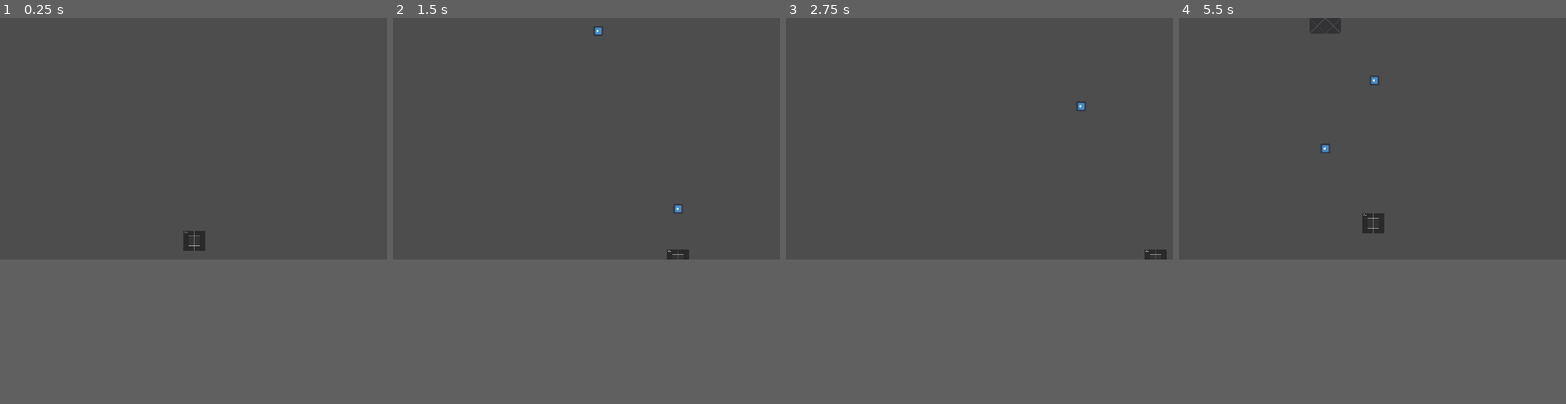
Above: before the commit, frames 1-4 (left to right).
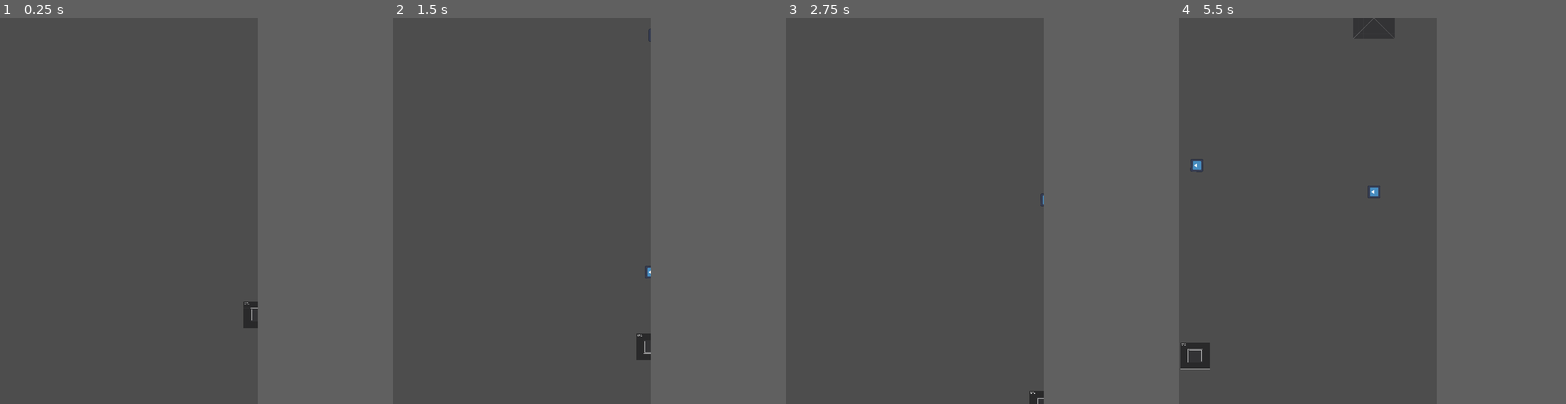
Above: after the commit, the same moments.

Repository: Zoidmania/gdex-2023-winter
Game: Godot game, scene res://main.tscn
Same seed, same stepped clock (60 frames per second), same inputs: the game is played once before the commit and once after it. The engine's default icon, where the game draws it, is replaced by a stand-in: a white triangle on a blue panel in a dark square.
Inputs:
- Up to frame 1 (0.25 s): no input
- Up to frame 2 (1.5 s): tap Enter at 0.5 s; hold Right (santa_move_right) 0.53-1.28 s; tap Space (santa_shoot) at 0.6, 1.35 s; hold Down (santa_move_down) from 1.28 s (still down)
- Up to frame 3 (2.75 s): release Down (santa_move_down) at 2.03 s; hold Right (santa_move_right) from 2.03 s (still down); tap Space (santa_shoot) at 2.1 s
- Up to frame 4 (5.5 s): release Right (santa_move_right) at 2.78 s; hold Up (santa_move_up) 2.78-3.53 s; tap Space (santa_shoot) every 0.75 s from 2.85 to 5.1 s; hold Left (santa_move_left) 3.53-5.03 s; hold Down (santa_move_down) from 5.03 s (still down)
In our replay, the window is 800x500 before the commit and 533x799 after it. These sizes can differ from the game's own. Grey fills any space a smaller window leaves; there, only what the larger window draws over its background counts as a difference.

The runs differ from the first frame. In frame 1, 0.5% of the frame differs, in the area x 47-67%, y 55-81%; in frame 2, 0.5%; in frame 3, 0.3%; in frame 4, 1.9%, in the area x 0-56%, y 0-91%.

Commit message:
add components

Diff:
--- /dev/null
+++ b/src/components/border_bounce_component.gd
@@ -0,0 +1,40 @@
+class_name BorderBounceComponent
+extends Node
+
+
+@export var margin:= 8
+@export var actor: Node2D
+@export var move_component: MoveComponent
+
+var left_border = 0
+var right_border = ProjectSettings.get_setting("display/window/size/viewport_width")
+
+
+## Called every frame.
+##
+## Causes the associated `actor` to bounce on the left and right sides of the viewport (respecting
+## the margin) if moving toward those sides. It *does not* produce the same effect for the top and
+## bottom of the viewport.
+func _process(delta: float) -> void:
+
+    # If the actor's x position is *less* than the left border plus the margin, bounce off the left
+    # side of the screen.
+    if actor.global_position.x < left_border + margin:
+
+        # Clamp actor's minimum x position to the left margin.
+        actor.global_position.x = left_border + margin
+        # When bouncing we use the .bounce function which takes a wall normal. This wall normal is
+        # the direction of the face of the wall. A wall on the left would have a wall face with a
+        # normal of RIGHT.
+        move_component.velocity = move_component.velocity.bounce(Vector2.RIGHT)
+
+    # If the actor's x position is *greater* than the right border plus the margin, bounce off the
+    # right side of the screen
+    elif actor.global_position.x > right_border - margin:
+
+        # Clamp actor's maximum x position to the right margin.
+        actor.global_position.x = right_border - margin
+
+        # Remember, the wall normal is the direction of the face of the wall. A wall on the left
+        # would have a wall face with a normal of RIGHT.
+        move_component.velocity = move_component.velocity.bounce(Vector2.LEFT)
--- /dev/null
+++ b/src/components/destroyed_component.gd
@@ -0,0 +1,23 @@
+class_name DestroyedComponent
+extends Node
+
+@export var actor: Node2D
+@export var stats_component: StatsComponent
+# Export and grab access to a spawner component so we can create an effect on death
+@export var destroy_effect_spawner_component: SpawnerComponent
+
+
+## Init.
+##
+## Connects the `no_health` signal on our stats to the `destroy` function.
+func _ready() -> void:
+
+    stats_component.no_health.connect(destroy)
+
+
+## Creates an effect from the associated `destroy_effect_spawner_component` and frees the associated
+## `actor`.
+func destroy() -> void:
+
+    destroy_effect_spawner_component.spawn(actor.global_position)
+    actor.queue_free()
--- /dev/null
+++ b/src/components/flash_component.gd
@@ -0,0 +1,35 @@
+class_name FlashComponent
+extends Node
+
+
+## Flash material to produce this effect. It turns the whole sprite white.
+const FLASH_MATERIAL = preload("res://effects/white_flash_material.tres")
+
+@export var sprite: CanvasItem
+@export var flash_duration: = 0.2
+
+var flash_duration_timer: Timer = Timer.new()
+# Stores the original sprite's material so we can reset it after the flash
+var original_sprite_material: Material
+
+
+## Init.
+##
+## Adds the `flash_duration_timer` on init, and captures the original material.
+func _ready() -> void:
+
+    add_child(flash_duration_timer)
+
+    original_sprite_material = sprite.material
+
+
+## Applies the flash effect to the sprite for the associated `flash_duration`.
+##
+## The effect is acheived by setting the sprite's material to the flash material, waiting for the
+## duration, and setting the material back to the original material.
+func flash() -> void:
+
+    sprite.material = FLASH_MATERIAL
+    flash_duration_timer.start(flash_duration)
+    await flash_duration_timer.timeout
+    sprite.material = original_sprite_material
--- /dev/null
+++ b/src/components/hitbox_component.gd
@@ -0,0 +1,30 @@
+class_name HitboxComponent
+extends Area2D
+
+## The amount of damage this hitbox deals.
+@export var damage = 1.0
+
+## Emitted when this hitbox hits a "hurtbox".
+signal hit_hurtbox(hurtbox)
+
+
+## Init.
+##
+## Connects the `area_entered` signal to the associated `on_hurtbox_entered` function.
+func _ready() -> void:
+
+    area_entered.connect(_on_hurtbox_entered)
+
+
+## Fired when this hitbox enters a hurtbox.
+##
+## Emits a signal when colliding with a [HurtBoxComponent], unless the collided hurtbox is
+## "invincible" or is not a [HurtBoxComponent]. Also causes the collided [HurtBoxComponent] to emit
+## the [signal HurtBoxComponent.hurt] signal.
+func _on_hurtbox_entered(hurtbox: HurtboxComponent) -> void:
+
+    if not hurtbox is HurtboxComponent: return
+    if hurtbox.is_invincible: return
+
+    hit_hurtbox.emit(hurtbox)
+    hurtbox.hurt.emit(self)
--- /dev/null
+++ b/src/components/hurt_component.gd
@@ -0,0 +1,16 @@
+class_name HurtComponent
+extends Node
+
+@export var stats_component: StatsComponent
+@export var hurtbox_component: HurtboxComponent
+
+
+## Init.
+##
+## Connects the [signal HurtBoxComponent.hurt] signal to an anonymous function that removes health
+## equal to the damage from the associated [HitBoxComponent].
+func _ready() -> void:
+
+    hurtbox_component.hurt.connect(func(hitbox_component: HitboxComponent):
+        stats_component.health -= hitbox_component.damage
+    )
--- /dev/null
+++ b/src/components/hurtbox_component.gd
@@ -0,0 +1,19 @@
+class_name HurtboxComponent
+extends Area2D
+
+
+## Indicates that this [HurtboxComponent] cannot be damaged, meaning that all child collision shapes
+## should be disabled.
+var is_invincible = false :
+    set(value):
+
+        is_invincible = value
+
+        for child in get_children():
+            if not child is CollisionShape2D and not child is CollisionPolygon2D:
+                continue
+            child.set_deferred("disabled", is_invincible)
+
+## Emitted when this [HurtBoxComponent] is hurt. The only argument of this signal is an assoicated
+## [HitBoxComponent], indicating that that [HitBoxComponent] collided with this [HurtBoxComponent].
+signal hurt(hitbox: HitboxComponent)
--- /dev/null
+++ b/src/components/move_component.gd
@@ -0,0 +1,14 @@
+class_name MoveComponent
+extends Node
+
+
+@export var actor: Node2D
+@export var velocity: Vector2
+
+
+## Called every frame.
+##
+## Moves the [member MoveComponent.actor] according to the [member MoveComponent.velocity].
+func _process(delta: float) -> void:
+
+    actor.translate(velocity * delta)
--- /dev/null
+++ b/src/components/move_input_component.gd
@@ -0,0 +1,17 @@
+class_name MoveInputComponent
+extends Node
+
+
+@export var move_component: MoveComponent
+@export var move_stats: MoveStats
+
+
+## Called on input events.
+##
+## Since the player ship only moves horizontally, this function builds a velocity [Vector2] using
+## [member MoveInputComponent.move_stats]'s [member MoveStats.speed] value and sets
+## [member MoveInputComponent.move_component]'s [member MoveComponent.velocity] to it.
+func _input(event: InputEvent) -> void:
+
+    var input_axis = Input.get_axis("ui_left", "ui_right")
+    move_component.velocity = Vector2(input_axis * move_stats.speed, 0)
--- /dev/null
+++ b/src/components/move_stats.gd
@@ -0,0 +1,4 @@
+class_name MoveStats
+extends Resource
+
+@export var speed: int = 100
--- /dev/null
+++ b/src/components/onetime_animated_effect.gd
@@ -0,0 +1,13 @@
+class_name OnetimeAnimatedEffect
+extends AnimatedSprite2D
+
+
+## Init.
+##
+## Connects [signal AnimatedSprite2D.animation_finished] and
+## [signal AnimatedSprite2D.animation_looped] to `queue_free`, facilitating the "one time" nature
+## of this animation.
+func _ready() -> void:
+
+    animation_finished.connect(queue_free)
+    animation_looped.connect(queue_free)
--- /dev/null
+++ b/src/components/position_clamp_component.gd
@@ -0,0 +1,19 @@
+class_name PositionClampComponent
+extends Node2D
+
+@export var actor: Node2D
+@export var margin: = 8
+
+var left_border = 0
+var right_border = ProjectSettings.get_setting("display/window/size/viewport_width")
+
+
+## Called every frame.
+##
+## Clamps the x position of the assocaited actor between the left and right borders of the viewport,
+## accounting for the associated margin. Does *not* affect the top and bottom borders viewport.
+func _process(delta: float) -> void:
+
+    actor.global_position.x = clamp(
+        actor.global_position.x, left_border+margin, right_border-margin
+    )
--- /dev/null
+++ b/src/components/scale_component.gd
@@ -0,0 +1,26 @@
+class_name ScaleComponent
+extends Node
+
+
+@export var sprite: Node2D
+@export var scale_amount = Vector2(1.5, 1.5)
+@export var scale_duration: = 0.4
+
+
+## Animates a brief scaling of the associated [member ScaleComponent.sprite].
+##
+## The sprite immediately is scaled by the associated [member ScaleComponent.scale_amount], and is
+## then tweened down to the original size using the associated
+## [member ScaleComponent.scale_duration].
+func tween_scale() -> void:
+
+    # First, create a smooth tween.
+    var tween = create_tween().set_trans(Tween.TRANS_EXPO).set_ease(Tween.EASE_OUT)
+
+    # Next, scale the sprite to the scale amount (in 1/10th of the scale duration).
+    tween.tween_property(sprite, "scale", scale_amount, scale_duration * 0.1).from_current()
+
+    # Finally, scale back to a value of 1 for the other 9/10ths of the scale duration.
+    # Nota bene: consider that this always scales to a value of 1, which doesn't work for sprites
+    # that aren't scaled to 1 in either direction.
+    tween.tween_property(sprite, "scale", Vector2.ONE, scale_duration * 0.9).from(scale_amount)
--- /dev/null
+++ b/src/components/score_component.gd
@@ -0,0 +1,11 @@
+class_name ScoreComponent
+extends Node
+
+@export var game_stats: GameStats
+@export var adjust_amount = 5
+
+## Adjusts the linked [member GameStats.score] value but the amount specified.
+##
+## The argument ``amount`` is optional; by default, it's set to the global ``adjust_amount``.
+func adjust_score(amount: int = adjust_amount):
+    game_stats.score += amount
--- /dev/null
+++ b/src/components/shake_component.gd
@@ -0,0 +1,33 @@
+class_name ShakeComponent
+extends Node
+
+# You should shake the sprite and not the root node or you'll get unexpected behavior
+# since we are manipulating the position of the node and moving it to 0,0
+
+@export var node: Node2D
+@export var shake_amount: = 2.0   # The initial shake amount.
+@export var shake_duration: = 0.4 # The duration of the tween.
+
+# Stores the current amount the node is shaking (decreases over time via the tween).
+var shake = 0
+
+
+## Animates a shaking effect on this sprite.
+##
+## Sets the starting shake amount to [member ShakeComponent.shake_amount] from current down to `0`
+## over the [member ShakeComponent.shake_duration]. The tweening is executed via the
+## [method ShakeComponent._physics_process].
+func tween_shake() -> void:
+
+    shake = shake_amount
+    var tween = create_tween()
+    tween.tween_property(self, "shake", 0.0, shake_duration).from_current()
+
+
+## Executes the tweening animation for the associated [member ShakeComponent.node].
+##
+## Changes the position of the node by picking a random x and y position between positive and
+## negative [member ShakeComponent.shake] every physics frame.
+func _physics_process(delta: float) -> void:
+
+    node.position = Vector2(randf_range(-shake, shake), randf_range(-shake, shake))
--- /dev/null
+++ b/src/components/spawner_component.gd
@@ -0,0 +1,23 @@
+class_name SpawnerComponent
+extends Node2D
+
+
+## The scene that will be spawned by this component.
+@export var scene: PackedScene
+
+
+## Spawn an instance of the scene at a specific global position on a parent.
+##
+## By default, the `parent` is the root scene.
+func spawn(
+    global_spawn_position: Vector2 = global_position,
+    parent: Node = get_tree().current_scene,
+) -> Node:
+
+    assert(scene is PackedScene, "Error: The scene export was never set on this spawner component.")
+
+    var instance = scene.instantiate()
+    parent.add_child(instance)
+    instance.global_position = global_spawn_position
+
+    return instance
--- /dev/null
+++ b/src/components/state_component.gd
@@ -0,0 +1,28 @@
+class_name StateComponent
+extends Node
+
+
+## Emitted when the state has been enabled.
+signal enabled()
+## Emitted when the state has been disabled.
+signal disabled()
+## Emited when the state is finished (distinct from disabling).
+signal state_finished()
+
+
+## Disables this state (and all its children).
+##
+## Also fires the [signal StateComponent.disabled] signal.
+func disable() -> void:
+
+    disabled.emit()
+    process_mode = Node.PROCESS_MODE_DISABLED
+
+
+## Disables this state (and all its children).
+##
+## Also fires the [signal StateComponent.enabled] signal.
+func enable() -> void:
+
+    enabled.emit()
+    process_mode = Node.PROCESS_MODE_INHERIT
--- /dev/null
+++ b/src/components/stats_component.gd
@@ -0,0 +1,17 @@
+class_name StatsComponent
+extends Node
+
+
+## Sets this actor's health. Also emits a signal that the health value changed. If the health is
+## `0`, also emits another signal.
+@export var health:= 1:
+    set(value):
+
+        health = value
+        health_changed.emit()
+        if health == 0:
+            no_health.emit()
+
+
+signal health_changed()
+signal no_health()
--- /dev/null
+++ b/src/components/timed_state_component.gd
@@ -0,0 +1,21 @@
+class_name TimedStateComponent
+extends StateComponent
+
+
+@export var duration: float = 1.0
+
+var timer: = Timer.new()
+
+
+## Init.
+##
+## This state exists for its [member TimedStateComponent.duration], then disables itself.
+func _ready() -> void:
+
+    add_child(timer)
+    timer.timeout.connect(func():
+        state_finished.emit()
+        disable()
+    )
+
+    enabled.connect(timer.start.bind(duration))
--- /dev/null
+++ b/src/components/variable_pitch_audio_stream_player.gd
@@ -0,0 +1,27 @@
+class_name VariablePitchAudioStreamPlayer
+extends AudioStreamPlayer
+
+
+@export var pitch_min = 0.6
+@export var pitch_max = 1.2
+
+@export var auto_play_with_variance: = false
+
+## Init.
+##
+## Plays the audio stream if [member VariablePitchAudioStreamPlayer.auto_play_with_variance] is
+## enabled.
+func _ready() -> void:
+
+    if auto_play_with_variance:
+        play_with_variance(0.0)
+
+
+## Plays the audio stream using a variance in the pitch.
+##
+## By default, plays from the beginning, unless `from_position` is passed in.
+func play_with_variance(from_position: float = 0.0) -> void:
+
+    # Set the pitch scale before playing the sound
+    pitch_scale = randf_range(pitch_min, pitch_max)
+    play(from_position)
--- /dev/null
+++ b/src/effects/white_flash_material.gdshader
@@ -0,0 +1,8 @@
+shader_type canvas_item;
+render_mode unshaded;
+
+void fragment() {
+	// Output white for every pixel but kee the alpha
+	vec4 input_color = texture(TEXTURE, UV);
+	COLOR = vec4(1.0, 1.0, 1.0, input_color.a);
+}
--- /dev/null
+++ b/src/effects/white_flash_material.tres
@@ -0,0 +1,6 @@
+[gd_resource type="ShaderMaterial" load_steps=2 format=3 uid="uid://c88q6pkhh3vl"]
+
+[ext_resource type="Shader" path="res://effects/white_flash_material.gdshader" id="1_t2u32"]
+
+[resource]
+shader = ExtResource("1_t2u32")
--- /dev/null
+++ b/src/game_stats.gd
@@ -0,0 +1,13 @@
+class_name GameStats
+extends Resource
+
+
+@export var score := 0:
+    set(value):
+        score = value
+        score_changed.emit(score)
+
+@export var highscore := 0
+
+
+signal score_changed(new_score: int)
--- /dev/null
+++ b/src/game_stats.tres
@@ -0,0 +1,8 @@
+[gd_resource type="Resource" script_class="GameStats" load_steps=2 format=3 uid="uid://c7pb7has64jr8"]
+
+[ext_resource type="Script" path="res://game_stats.gd" id="1_6amvq"]
+
+[resource]
+script = ExtResource("1_6amvq")
+score = 0
+highscore = 0
--- a/src/project.godot
+++ b/src/project.godot
@@ -19,9 +19,9 @@
 
 [display]
 
-window/size/viewport_width=1280
-window/size/viewport_height=800
-window/size/resizable=false
+window/size/viewport_width=640
+window/size/viewport_height=960
+window/stretch/mode="canvas_items"
 
 [importer_defaults]
 
--- /dev/null
+++ b/src/resource_stash.gd
@@ -0,0 +1,4 @@
+extends Node
+
+
+var game_stats: GameStats = load("res://game_stats.tres")
